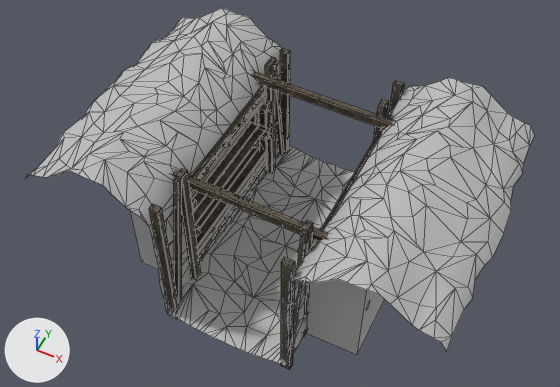
A saved change to the FBX model Assets/Trenches Pack/Sources/Ground_Bed_Double_Wood.fbx.
Camera for both pictures: a camera (50 mm lens) standing at (3.38, -4.96, 9.92) and looking at (-0.09, 1.98, 1.24). The lights are fixed; the arrows at lower left show +X, +Y and +Z. The first picture is the older version. Mesh edges are drawn as thin lines. Objects named as collision shapes, trigger or cutter boxes, shadow casters or lower levels of detail are left out. Where no turn or scale is listed for an object, it has been applied to the vertices.

Names of what the first picture shows: 'Ground_Bed_Double_Wood_LOD0'.
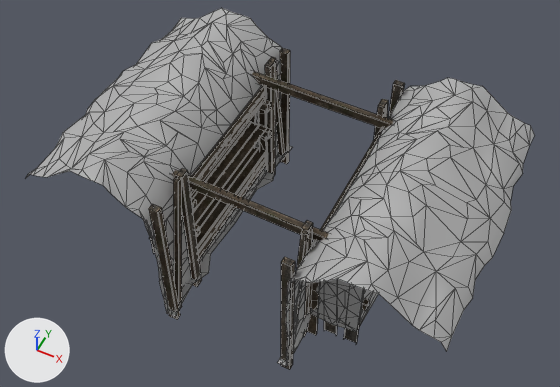
Where the change shows, as pixel boxes [x1, y1, x2, y2] in the pictures (560 x 387 px):
part 1 of me_mesh, deleted: before [307, 279, 385, 355]
part 2 of me_mesh, deleted: before [130, 210, 159, 270]
part 3 of me_mesh, deleted: before [175, 147, 355, 362]

What changed in the scene script:
```text
Change me_mesh:
    used by ob_ground_bed_double_wood_lod0; location = (0.0, 0.0, 0.0)
    remove me_mesh.from_pydata(...)  # 2246 vertices, 2242 faces; spans x -3.14..3.14, y 0.0..4.0, z -0.2..2.64
    add me_mesh.from_pydata(...)  # 2130 vertices, 2070 faces; spans x -3.14..3.14, y 0.0..4.0, z -0.2..2.64
    me_mesh part 1: the loose piece of 8 vertices spanning x 1.03..1.83, y 0.6..3.4, z 0.14..2.01 is deleted
    me_mesh part 2: the loose piece of 8 vertices spanning x -1.83..-1.03, y 0.6..3.4, z 0.14..2.01 is deleted
    me_mesh part 3
    100 vertices are removed from x -0.79..1.0, y 0.0..4.0, z -0.03..0.11
    162 faces are deleted
```
